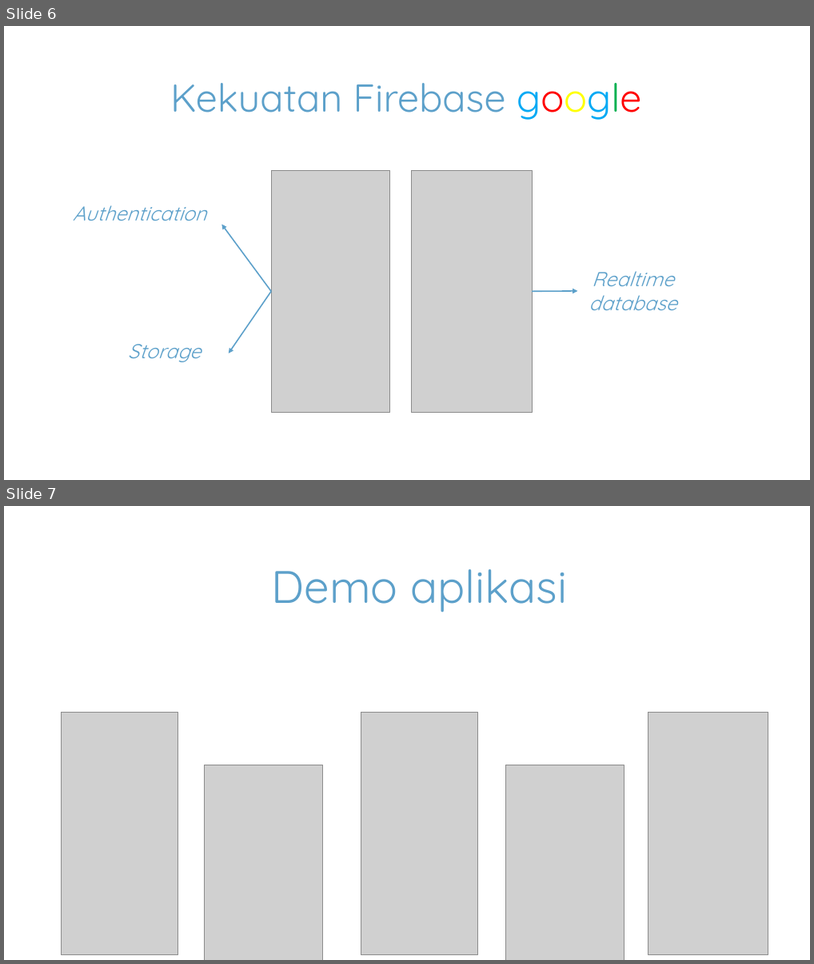
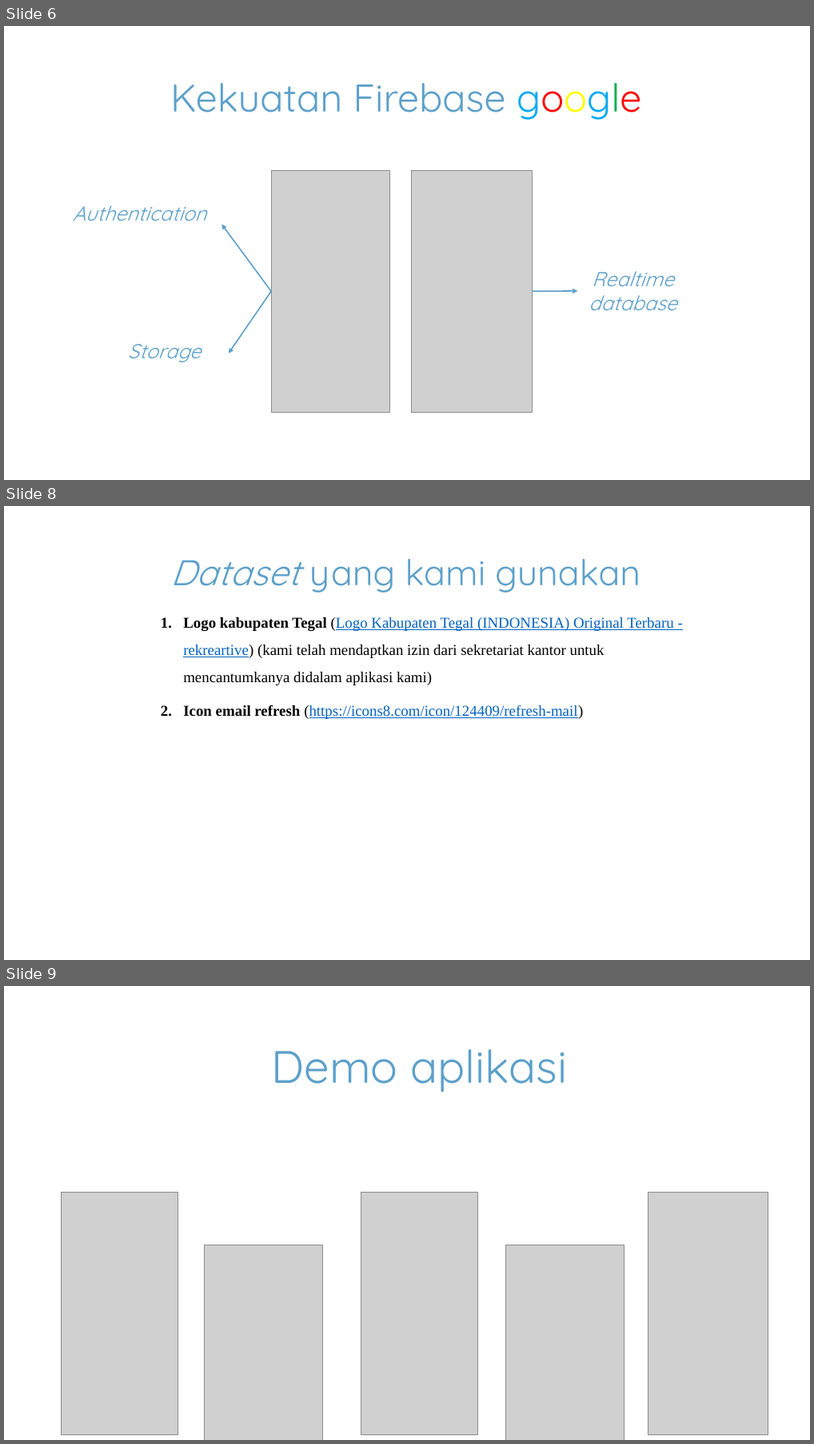
Before and after one commit to gunadermawan/android-PeduliPresensi-kotlin, a slide deck: dokumen/ppt_csd40.pptx. Shown one above the other, each under a label of ours: slides 6 and 7 before the commit, slides 6, 8 and 9 after it; the slides between them are not shown. The pictures are 814x964 and 814x1444 pixels, drawn with LibreOffice and Linux fonts; fonts in the diff are those of the drawing; grey boxes stand for pictures. Boxes give left, top, right and bottom in pixels: in the first picture for what was removed or moved away, otherwise in the second. Text is boxed around its words. In the diff, an @@ line names an element or a change of style, - is before the commit and + after.

```diff
--- a/dokumen/ppt_csd40.pptx
+++ b/dokumen/ppt_csd40.pptx
@@ slide 8 added at (4, 506, 810, 960), background #FFFFFF @@
@@ text added at (170, 559, 641, 592), 42.5 pt, text #5CA0CA @@
+Dataset yang kami gunakan
@@ text added at (183, 617, 674, 719), 18 pt, text #000000 @@
+1. Logo kabupaten Tegal (Logo Kabupaten Tegal (INDONESIA) Original Terbaru - rekreartive) (kami telah mendaptkan izin dari sekretariat kantor untuk mencantumkanya didalam aplikasi kami)
+2. Icon email refresh (https://icons8.com/icon/124409/refresh-mail)
@@ what was slide 7 is now slide 9 @@
```
Also in this commit, not shown: 1 other slide added, 1 other file.
